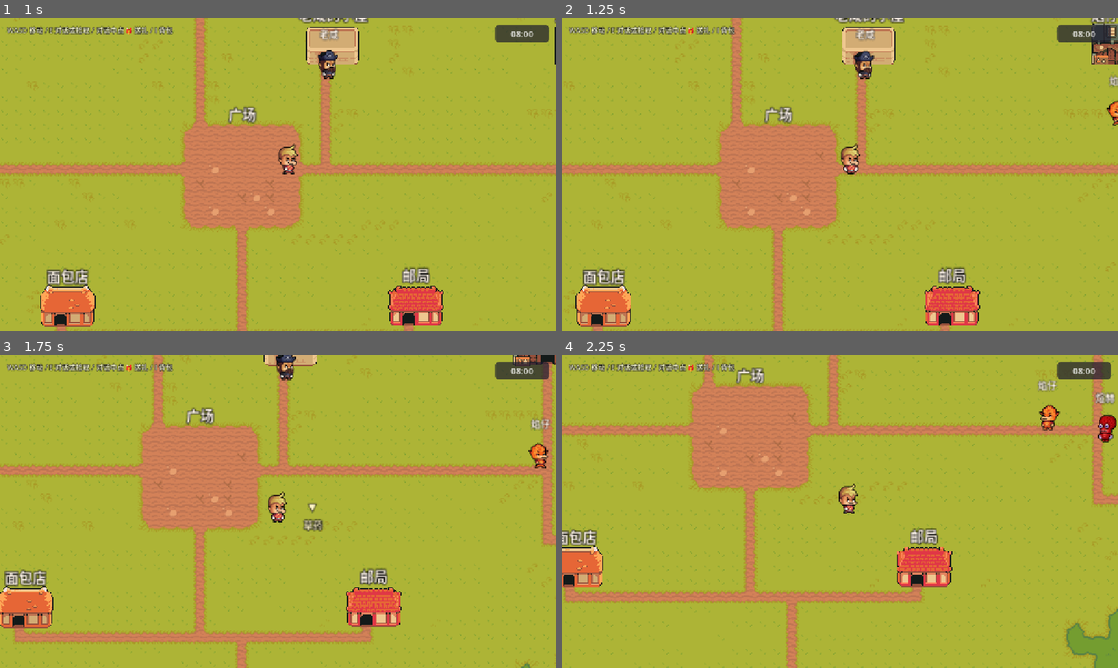
Above: before the commit, frames 1-4 (two rows, left to right).
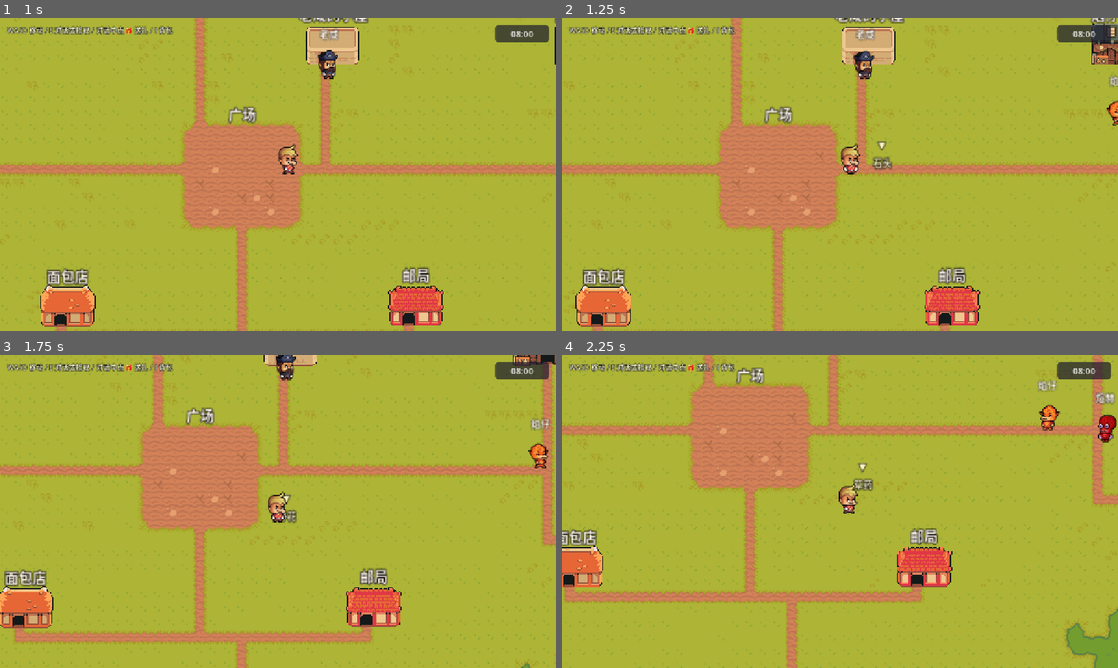
Above: after the commit, the same moments.

Repository: hotlddx-collab/game01
Game: Godot game, scene res://scenes/main.tscn
Same seed, same stepped clock (60 frames per second), same inputs: the game is played once before the commit and once after it.
Inputs:
- Up to frame 1 (1 s): tap Enter at 0.5 s; hold D (move_right) from 0.53 s (still down); hold E (interact) from 0.53 s (still down)
- Up to frame 2 (1.25 s): keep holding D (move_right); keep holding E (interact)
- Up to frame 3 (1.75 s): release D (move_right) at 1.28 s; release E (interact) at 1.28 s; hold S (move_down) from 1.28 s (still down); tap E (interact) at 1.35 s
- Up to frame 4 (2.25 s): release S (move_down) at 2.03 s; hold D (move_right) from 2.03 s (still down); hold E (interact) from 2.03 s (still down)

Frame 1 is identical in both runs. In frame 2, 0.2% of the frame differs, in the area x 55-60%, y 39-49%; in frame 3, 0.3%, in the area x 50-59%, y 44-57%; in frame 4, 0.2%.

Commit message:
feat: 8个新物品(贝壳/浆果/薄荷/露珠/珍珠/树脂/月光石/树皮) + Anchor模式生成器(16个生成点位)

Diff:
--- /dev/null
+++ b/data/world/spawners.json
@@ -0,0 +1,123 @@
+{
+  "_comment": "物品生成 anchor 点。每个 spawner 有一组离散位置，每次随机选一个未被占用的点出生。所有坐标为像素世界坐标。",
+  "_format": "spawners[i] = { id, item_id, anchors: [[x,y],...], max_alive, respawn_after_seconds }",
+
+  "spawners": [
+    {
+      "id": "flowers_grass",
+      "item_id": "flower",
+      "anchors": [[160,420],[280,400],[420,420],[560,440],[700,420],[860,420],[1020,420],[180,300],[300,260],[440,250],[600,260],[760,250],[920,260]],
+      "max_alive": 4,
+      "respawn_after_seconds": 25
+    },
+    {
+      "id": "mint_grass",
+      "item_id": "mint",
+      "anchors": [[200,440],[400,440],[640,440],[820,440],[260,200],[480,200],[680,200],[860,200]],
+      "max_alive": 3,
+      "respawn_after_seconds": 35
+    },
+    {
+      "id": "berry_grass",
+      "item_id": "berry",
+      "anchors": [[140,260],[340,300],[540,260],[760,300],[940,260],[180,460],[420,470],[640,470],[920,470]],
+      "max_alive": 3,
+      "respawn_after_seconds": 30
+    },
+    {
+      "id": "mushroom_grass",
+      "item_id": "mushroom",
+      "anchors": [[120,500],[320,500],[520,500],[760,500],[1000,500],[140,180],[400,160],[700,170],[960,180]],
+      "max_alive": 3,
+      "respawn_after_seconds": 40
+    },
+    {
+      "id": "acorn_forest_edge",
+      "item_id": "acorn",
+      "anchors": [[60,300],[80,400],[60,200],[40,500],[1180,300],[1200,400],[1170,200]],
+      "max_alive": 3,
+      "respawn_after_seconds": 30
+    },
+    {
+      "id": "herb_forest_edge",
+      "item_id": "herb",
+      "anchors": [[80,250],[60,350],[100,450],[40,150],[1190,250],[1210,350],[1180,450],[1220,150]],
+      "max_alive": 4,
+      "respawn_after_seconds": 30
+    },
+    {
+      "id": "branch_forest_edge",
+      "item_id": "branch",
+      "anchors": [[50,200],[40,400],[80,500],[1200,200],[1190,400],[1180,500]],
+      "max_alive": 2,
+      "respawn_after_seconds": 50
+    },
+    {
+      "id": "feather_grass",
+      "item_id": "feather",
+      "anchors": [[200,160],[450,180],[700,150],[950,170],[1150,250],[200,520],[450,540],[700,530],[950,520]],
+      "max_alive": 3,
+      "respawn_after_seconds": 45
+    },
+    {
+      "id": "fish_river",
+      "item_id": "fish",
+      "_note": "湖区坐标 — 用户画的湖大概在 x=-300~500, y=-200~250 之间，根据实际位置调整",
+      "anchors": [[100,100],[200,80],[300,150],[150,30],[350,60],[280,200],[400,180],[50,180]],
+      "max_alive": 3,
+      "respawn_after_seconds": 30
+    },
+    {
+      "id": "shell_river",
+      "item_id": "shell",
+      "anchors": [[80,200],[200,250],[420,150],[450,220],[100,150],[350,250]],
+      "max_alive": 2,
+      "respawn_after_seconds": 60
+    },
+    {
+      "id": "pearl_river",
+      "item_id": "pearl",
+      "_note": "稀有",
+      "anchors": [[150,100],[300,80],[400,150],[200,200]],
+      "max_alive": 1,
+      "respawn_after_seconds": 180
+    },
+    {
+      "id": "rock_path",
+      "item_id": "rock",
+      "anchors": [[140,360],[320,360],[510,360],[720,360],[920,360],[1080,360]],
+      "max_alive": 3,
+      "respawn_after_seconds": 35
+    },
+    {
+      "id": "dewdrop_morning",
+      "item_id": "dewdrop",
+      "anchors": [[180,180],[450,180],[700,180],[950,180],[180,470],[450,470],[700,470],[950,470]],
+      "max_alive": 2,
+      "respawn_after_seconds": 80
+    },
+    {
+      "id": "bark_forest_edge",
+      "item_id": "bark",
+      "anchors": [[60,250],[40,450],[1200,250],[1180,450]],
+      "max_alive": 2,
+      "respawn_after_seconds": 60
+    },
+    {
+      "id": "resin_rare",
+      "item_id": "resin",
+      "_note": "稀有，森林深处",
+      "anchors": [[40,180],[40,520],[1220,180],[1220,520]],
+      "max_alive": 1,
+      "respawn_after_seconds": 240
+    },
+    {
+      "id": "moonstone_rare",
+      "item_id": "moonstone",
+      "_note": "夜间神秘物品（暂不限时段）",
+      "anchors": [[1100,180],[60,520],[1180,250]],
+      "max_alive": 1,
+      "respawn_after_seconds": 240
+    }
+  ]
+}
--- a/scenes/main.tscn
+++ b/scenes/main.tscn
@@ -14,6 +14,7 @@
 [ext_resource type="Texture2D" uid="uid://dbbi6nq1kixdc" path="res://assets/tilesets/TilesetHouse.png" id="12_houses"]
 [ext_resource type="Script" uid="uid://48ju5a35rm3y" path="res://scripts/obstacle_layer.gd" id="13_obstacle"]
 [ext_resource type="Script" uid="uid://cnavregion001" path="res://scripts/nav_region.gd" id="14_nav"]
+[ext_resource type="Script" uid="uid://hql332b7ffrj" path="res://scripts/item_spawner.gd" id="15_spawner"]
 
 [sub_resource type="RectangleShape2D" id="RectangleShape2D_eb6dy"]
 size = Vector2(27.642277, 31.714153)
@@ -261,6 +262,9 @@
 persona_file = "res://data/animals/mystic_xuan.json"
 
 [node name="Pickups" type="Node2D" parent="." unique_id=1055352670]
+
+[node name="ItemSpawner" type="Node" parent="." unique_id=8800000001]
+script = ExtResource("15_spawner")
 
 [node name="P01" parent="Pickups" unique_id=1636086624 instance=ExtResource("8_pickup")]
 position = Vector2(120, 180)
--- a/scripts/item_db.gd
+++ b/scripts/item_db.gd
@@ -285,6 +285,47 @@
 		"icon": "res://res/ninja_adventure/Items/Potion/Medipack.png",
 		"base_value": 7,
 	},
+	"shell": {
+		"name": "贝壳",
+		"desc": "湖边捡的螺旋形贝壳，里面像有海声",
+		"icon": "res://res/ninja_adventure/Items/Food/Calamari.png",
+	},
+	"berry": {
+		"name": "浆果",
+		"desc": "草丛里采的酸甜浆果",
+		"icon": "res://res/ninja_adventure/Items/Food/Seed3.png",
+	},
+	"mint": {
+		"name": "薄荷叶",
+		"desc": "新鲜薄荷叶，清香扑鼻",
+		"icon": "res://res/ninja_adventure/Items/Food/TeaLeaf.png",
+	},
+	"dewdrop": {
+		"name": "露珠",
+		"desc": "清晨叶上凝成的圆润露水珠",
+		"icon": "res://res/ninja_adventure/Items/Resource/Water.png",
+	},
+	"pearl": {
+		"name": "珍珠",
+		"desc": "湖底罕见的圆润珍珠",
+		"icon": "res://res/ninja_adventure/Items/Treasure/SilverCoin.png",
+	},
+	"resin": {
+		"name": "树脂",
+		"desc": "古树滴下的琥珀色树脂",
+		"icon": "res://res/ninja_adventure/Items/Resource/BarGold.png",
+	},
+	"moonstone": {
+		"name": "月光石",
+		"desc": "夜里会发出淡淡冷光的石头",
+		"icon": "res://res/ninja_adventure/Items/Resource/BarSilver.png",
+	},
+	"bark": {
+		"name": "树皮",
+		"desc": "从古树上自然脱落的一片树皮",
+		"icon": "res://res/ninja_adventure/Items/Resource/BarIron.png",
+	},
+
 }
 
 
--- /dev/null
+++ b/scripts/item_spawner.gd
@@ -0,0 +1,106 @@
+extends Node
+## 物品生成器 - Anchor 模式
+##
+## 每个 spawner 有一组离散位置，从未被占用的点中随机选一个生成。
+## 拾取后该位置释放，下次 respawn 时可能再被选中。
+##
+## 配置: data/world/spawners.json
+## 用法: 在 main.tscn 加 ItemSpawner 节点，挂此脚本
+
+const SPAWNERS_FILE: String = "res://data/world/spawners.json"
+const PICKUP_SCENE: PackedScene = preload("res://scenes/entities/item_pickup.tscn")
+const ANCHOR_OCCUPY_RADIUS: float = 24.0  # 该 anchor 多近内有 pickup 视为已占用
+
+var _spawners: Array = []           # 配置数组（直接来自 JSON）
+var _alive: Array = []              # _alive[i] = Array[ItemPickup]
+var _next_spawn_at: Array = []      # _next_spawn_at[i] = unix 秒时间戳
+var _pickups_parent: Node = null
+
+
+func _ready() -> void:
+	_load_config()
+	# 等场景就绪
+	await get_tree().process_frame
+	await get_tree().process_frame
+	_pickups_parent = get_tree().get_root().get_node_or_null("Main/Pickups")
+	if _pickups_parent == null:
+		_pickups_parent = get_parent()
+	# 启动种子（每个 spawner 立即生 max_alive 个）
+	for i in range(_spawners.size()):
+		var sp = _spawners[i]
+		var max_a: int = int(sp.get("max_alive", 1))
+		for _j in range(max_a):
+			_try_spawn(i)
+	# 周期检查
+	var t := Timer.new()
+	t.wait_time = 2.5
+	t.timeout.connect(_tick)
+	add_child(t)
+	t.start()
+	print("[ItemSpawner] 启动，%d 个生成器" % _spawners.size())
+
+
+func _load_config() -> void:
+	if not FileAccess.file_exists(SPAWNERS_FILE):
+		push_warning("ItemSpawner: 找不到 " + SPAWNERS_FILE)
+		return
+	var f := FileAccess.open(SPAWNERS_FILE, FileAccess.READ)
+	if f == null: return
+	var data = JSON.parse_string(f.get_as_text())
+	f.close()
+	if data == null or not data.has("spawners"):
+		return
+	_spawners = data["spawners"]
+	for _i in range(_spawners.size()):
+		_alive.append([])
+		_next_spawn_at.append(0.0)
+
+
+func _tick() -> void:
+	var now: float = Time.get_ticks_msec() / 1000.0
+	for i in range(_spawners.size()):
+		# 清理已 free 的 pickup
+		_alive[i] = _alive[i].filter(func(n): return is_instance_valid(n))
+		var sp = _spawners[i]
+		var max_a: int = int(sp.get("max_alive", 1))
+		if _alive[i].size() >= max_a:
+			continue
+		if now < float(_next_spawn_at[i]):
+			continue
+		_try_spawn(i)
+		_next_spawn_at[i] = now + float(sp.get("respawn_after_seconds", 30.0))
+
+
+## 在该 spawner 找一个未被占用的 anchor 生成一个 pickup
+func _try_spawn(i: int) -> void:
+	var sp = _spawners[i]
+	var anchors: Array = sp.get("anchors", [])
+	if anchors.is_empty(): return
+
+	# 找未被占用的 anchor（当前 alive pickup 距离 < ANCHOR_OCCUPY_RADIUS 视为占用）
+	var occupied_indices: Dictionary = {}
+	for pickup in _alive[i]:
+		if not is_instance_valid(pickup): continue
+		for ai in range(anchors.size()):
+			var a: Array = anchors[ai]
+			if a.size() < 2: continue
+			var pos := Vector2(float(a[0]), float(a[1]))
+			if pickup.global_position.distance_to(pos) < ANCHOR_OCCUPY_RADIUS:
+				occupied_indices[ai] = true
+				break
+	# 从未占用的 anchor 中随机选一个
+	var free_idx: Array = []
+	for ai in range(anchors.size()):
+		if not occupied_indices.has(ai):
+			free_idx.append(ai)
+	if free_idx.is_empty(): return
+	var pick_ai: int = free_idx[randi() % free_idx.size()]
+	var anchor: Array = anchors[pick_ai]
+	if anchor.size() < 2: return
+
+	var pickup: ItemPickup = PICKUP_SCENE.instantiate()
+	pickup.item_id = String(sp.get("item_id", "flower"))
+	pickup.position = Vector2(float(anchor[0]), float(anchor[1]))
+	if _pickups_parent != null:
+		_pickups_parent.add_child(pickup)
+		_alive[i].append(pickup)
Not shown, added: scripts/item_spawner.gd.uid
Not shown, changed: agent_server/items.py
